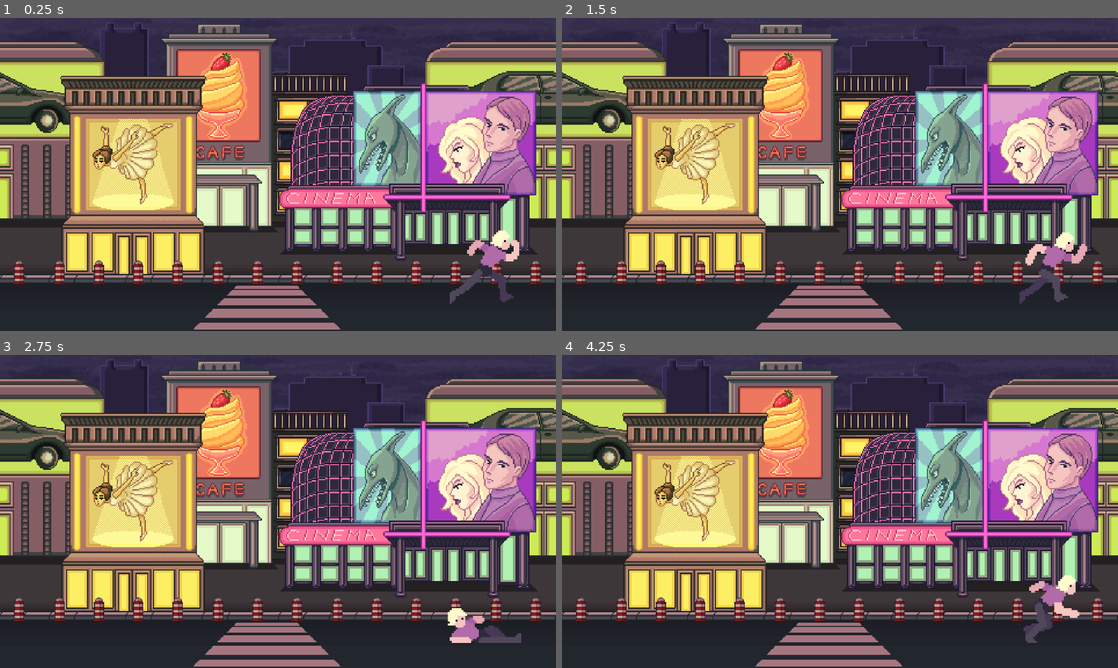
Above: before the commit, frames 1-4 (two rows, left to right).
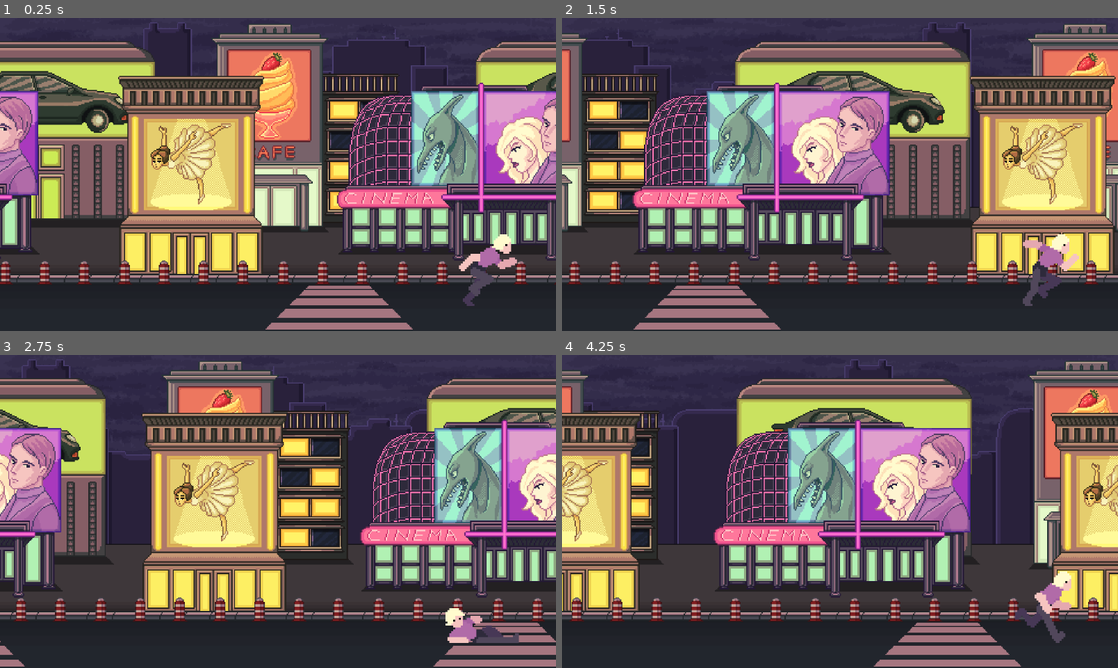
Above: after the commit, the same moments.

Repository: TLeTu/April_Fool_Game_Jam-Endless_Runner
Game: Godot game, scene res://scenes/game.tscn
Two runs of this game, one before a commit and one after it. Both use one fixed random seed, a clock stepped at 60 frames per second and the inputs below.
Inputs:
- Up to frame 1 (0.25 s): no input
- Up to frame 2 (1.5 s): tap Enter (ui_accept) at 0.5, 0.77 s
- Up to frame 3 (2.75 s): tap Enter (ui_accept) at 1.52 s; hold Down (ui_down) from 2.03 s (still down)
- Up to frame 4 (4.25 s): release Down (ui_down) at 2.78 s; tap Enter (ui_accept) at 3.02, 3.77 s

The runs differ from the first frame. In frame 1, 60% of the frame differs, in the area x 0-100%, y 1-100%; in frame 2, 71%; in frame 3, 55%; in frame 4, 71%.

Commit message:
Player movement + cone

Diff:
--- a/_scripts/background.gd
+++ /dev/null
@@ -1 +0,0 @@
-extends Sprite2D
--- /dev/null
+++ b/_scripts/game.gd
@@ -0,0 +1,25 @@
+extends Node2D
+
+const cameraPos := Vector2i(579, 324)
+const playerPos := Vector2i(994, 468)
+const groundPos := Vector2i(514, 636)
+
+var speed : float
+const startSpeed : float = 10.0
+const maxSpeed : float = 25.0
+
+func _ready() -> void:
+	new_game()
+
+func new_game():
+	$Player.position = playerPos
+	$Player.velocity = Vector2i(0, 0)
+	$Ground.position = groundPos
+	$Camera2D.position = cameraPos
+
+func _physics_process(delta: float) -> void:
+	speed = startSpeed
+
+	$Player.position.x -= speed
+	$Camera2D.position.x -= speed
+	$Ground.position.x -= speed
--- a/scenes/game.tscn
+++ b/scenes/game.tscn
@@ -1,10 +1,12 @@
-[gd_scene load_steps=4 format=3 uid="uid://bko2harxad0w4"]
+[gd_scene load_steps=5 format=3 uid="uid://bko2harxad0w4"]
 
+[ext_resource type="Script" uid="uid://d0v5k8liu7rbs" path="res://_scripts/game.gd" id="1_lbhrr"]
 [ext_resource type="PackedScene" uid="uid://1sufk711od4p" path="res://scenes/game/parallax_background.tscn" id="1_uwrxv"]
 [ext_resource type="PackedScene" uid="uid://g0a7nm4odskq" path="res://scenes/game/player.tscn" id="2_yqjtg"]
 [ext_resource type="PackedScene" uid="uid://d3jpo5uwovlwk" path="res://scenes/game/ground.tscn" id="3_lnu2h"]
 
 [node name="Game" type="Node2D"]
+script = ExtResource("1_lbhrr")
 
 [node name="ParallaxBackground" parent="." instance=ExtResource("1_uwrxv")]
 
@@ -13,8 +15,7 @@
 scale = Vector2(1, 2)
 
 [node name="Player" parent="." instance=ExtResource("2_yqjtg")]
-position = Vector2(999, 462)
-scale = Vector2(4, 4)
+position = Vector2(994, 468)
 
 [node name="Camera2D" type="Camera2D" parent="."]
 position = Vector2(579, 324)
--- /dev/null
+++ b/scenes/game/cone.tscn
@@ -0,0 +1,13 @@
+[gd_scene load_steps=2 format=3 uid="uid://by7kl0q5meoo8"]
+
+[ext_resource type="Texture2D" uid="uid://4bb1dosls7gh" path="res://assets/img/obstacles/cone.png" id="1_oiuw7"]
+
+[node name="Cone" type="Area2D"]
+
+[node name="Sprite2D" type="Sprite2D" parent="."]
+scale = Vector2(3, 3)
+texture = ExtResource("1_oiuw7")
+
+[node name="CollisionPolygon2D" type="CollisionPolygon2D" parent="."]
+scale = Vector2(3, 3)
+polygon = PackedVector2Array(0, -15, 0, -15, 0, -15, 0, -15, -1, -15, -12, 11, -12, 16, 12, 16, 12, 11, 1, -15, 0, -15)
--- a/scenes/game/parallax_background.tscn
+++ b/scenes/game/parallax_background.tscn
@@ -1,7 +1,6 @@
-[gd_scene load_steps=8 format=3 uid="uid://1sufk711od4p"]
+[gd_scene load_steps=7 format=3 uid="uid://1sufk711od4p"]
 
 [ext_resource type="Texture2D" uid="uid://c1mflk1sk2sl2" path="res://assets/img/background/city/sky.png" id="1_y1mjo"]
-[ext_resource type="Script" uid="uid://dys0psrw6fled" path="res://_scripts/background.gd" id="2_u0wrt"]
 [ext_resource type="Texture2D" uid="uid://dsu7ske6uu330" path="res://assets/img/background/city/houses3.png" id="3_y1mjo"]
 [ext_resource type="Texture2D" uid="uid://c3o0jv28c1084" path="res://assets/img/background/city/houded2.png" id="4_y1mjo"]
 [ext_resource type="Texture2D" uid="uid://bemxuomj8jbsv" path="res://assets/img/background/city/houses1.png" id="5_y1mjo"]
@@ -14,7 +13,6 @@
 scale = Vector2(0.6, 0.6)
 texture = ExtResource("1_y1mjo")
 centered = false
-script = ExtResource("2_u0wrt")
 
 [node name="ParallaxLayer" type="ParallaxLayer" parent="."]
 position = Vector2(-1152, -3)
@@ -25,7 +23,6 @@
 scale = Vector2(0.6, 0.6)
 texture = ExtResource("3_y1mjo")
 centered = false
-script = ExtResource("2_u0wrt")
 
 [node name="ParallaxLayer2" type="ParallaxLayer" parent="."]
 position = Vector2(-1152, 0)
@@ -36,7 +33,6 @@
 scale = Vector2(0.6, 0.6)
 texture = ExtResource("4_y1mjo")
 centered = false
-script = ExtResource("2_u0wrt")
 
 [node name="ParallaxLayer3" type="ParallaxLayer" parent="."]
 position = Vector2(-1152, 0)
@@ -47,7 +43,6 @@
 scale = Vector2(0.6, 0.6)
 texture = ExtResource("5_y1mjo")
 centered = false
-script = ExtResource("2_u0wrt")
 
 [node name="ParallaxLayer4" type="ParallaxLayer" parent="."]
 position = Vector2(-1152, 0)
@@ -58,7 +53,6 @@
 scale = Vector2(0.6, 0.6)
 texture = ExtResource("6_y1mjo")
 centered = false
-script = ExtResource("2_u0wrt")
 
 [node name="ParallaxLayer5" type="ParallaxLayer" parent="."]
 position = Vector2(-1152, 0)
@@ -69,11 +63,9 @@
 scale = Vector2(0.6, 0.6)
 texture = ExtResource("6_y1mjo")
 centered = false
-script = ExtResource("2_u0wrt")
 
 [node name="ParallaxLayer6" type="ParallaxLayer" parent="."]
 position = Vector2(-1152, 0)
-motion_scale = Vector2(0.9, 1)
 motion_mirroring = Vector2(1152, 0)
 
 [node name="Sprite2D" type="Sprite2D" parent="ParallaxLayer6"]
@@ -81,4 +73,3 @@
 scale = Vector2(0.6, 0.6)
 texture = ExtResource("7_fay3q")
 centered = false
-script = ExtResource("2_u0wrt")
--- a/scenes/game/player.tscn
+++ b/scenes/game/player.tscn
@@ -134,35 +134,35 @@
 
 [sub_resource type="AtlasTexture" id="AtlasTexture_cyajl"]
 atlas = ExtResource("3_u3rb4")
+region = Rect2(448, 320, 64, 64)
+
+[sub_resource type="AtlasTexture" id="AtlasTexture_fh65b"]
+atlas = ExtResource("3_u3rb4")
+region = Rect2(384, 320, 64, 64)
+
+[sub_resource type="AtlasTexture" id="AtlasTexture_ey0fj"]
+atlas = ExtResource("3_u3rb4")
+region = Rect2(320, 320, 64, 64)
+
+[sub_resource type="AtlasTexture" id="AtlasTexture_knjtp"]
+atlas = ExtResource("3_u3rb4")
+region = Rect2(256, 320, 64, 64)
+
+[sub_resource type="AtlasTexture" id="AtlasTexture_vbjuv"]
+atlas = ExtResource("3_u3rb4")
+region = Rect2(192, 320, 64, 64)
+
+[sub_resource type="AtlasTexture" id="AtlasTexture_wx2rq"]
+atlas = ExtResource("3_u3rb4")
+region = Rect2(128, 320, 64, 64)
+
+[sub_resource type="AtlasTexture" id="AtlasTexture_7yuli"]
+atlas = ExtResource("3_u3rb4")
+region = Rect2(64, 320, 64, 64)
+
+[sub_resource type="AtlasTexture" id="AtlasTexture_74cnq"]
+atlas = ExtResource("3_u3rb4")
 region = Rect2(0, 320, 64, 64)
-
-[sub_resource type="AtlasTexture" id="AtlasTexture_fh65b"]
-atlas = ExtResource("3_u3rb4")
-region = Rect2(64, 320, 64, 64)
-
-[sub_resource type="AtlasTexture" id="AtlasTexture_ey0fj"]
-atlas = ExtResource("3_u3rb4")
-region = Rect2(128, 320, 64, 64)
-
-[sub_resource type="AtlasTexture" id="AtlasTexture_knjtp"]
-atlas = ExtResource("3_u3rb4")
-region = Rect2(192, 320, 64, 64)
-
-[sub_resource type="AtlasTexture" id="AtlasTexture_vbjuv"]
-atlas = ExtResource("3_u3rb4")
-region = Rect2(256, 320, 64, 64)
-
-[sub_resource type="AtlasTexture" id="AtlasTexture_wx2rq"]
-atlas = ExtResource("3_u3rb4")
-region = Rect2(320, 320, 64, 64)
-
-[sub_resource type="AtlasTexture" id="AtlasTexture_7yuli"]
-atlas = ExtResource("3_u3rb4")
-region = Rect2(384, 320, 64, 64)
-
-[sub_resource type="AtlasTexture" id="AtlasTexture_74cnq"]
-atlas = ExtResource("3_u3rb4")
-region = Rect2(448, 320, 64, 64)
 
 [sub_resource type="AtlasTexture" id="AtlasTexture_dd427"]
 atlas = ExtResource("1_6w7gq")
@@ -410,7 +410,7 @@
 }]
 
 [sub_resource type="RectangleShape2D" id="RectangleShape2D_6w7gq"]
-size = Vector2(16, 41.75)
+size = Vector2(16, 37.5)
 
 [sub_resource type="RectangleShape2D" id="RectangleShape2D_dd427"]
 size = Vector2(35, 16)
@@ -423,14 +423,17 @@
 jumpVelocity = -900
 
 [node name="AnimatedSprite2D" type="AnimatedSprite2D" parent="."]
+scale = Vector2(4, 4)
 sprite_frames = SubResource("SpriteFrames_1uit0")
-animation = &"duck"
+animation = &"run_fast"
 autoplay = "idle"
 
 [node name="RunCol" type="CollisionShape2D" parent="."]
-position = Vector2(0, 11.125)
+position = Vector2(1, 53)
+scale = Vector2(4, 4)
 shape = SubResource("RectangleShape2D_6w7gq")
 
 [node name="DuckCol" type="CollisionShape2D" parent="."]
-position = Vector2(2, 24)
+position = Vector2(6, 96)
+scale = Vector2(4, 4)
 shape = SubResource("RectangleShape2D_dd427")
Not shown, removed: _scripts/background.gd.uid
Not shown, added: _scripts/game.gd.uid
Binary file added: assets/img/obstacles/cone.png
Not shown, added: assets/img/obstacles/cone.png.import
